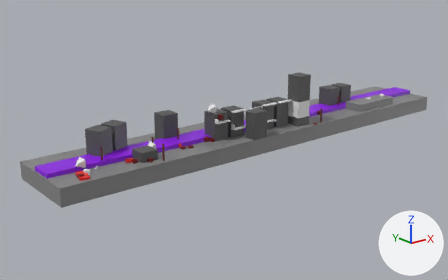
The glTF model assets/map_city.gltf, before and after one commit.
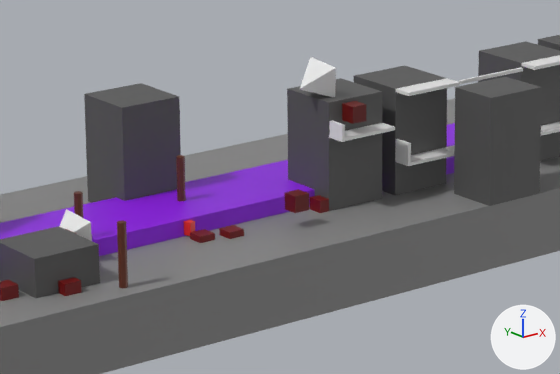
The first picture shows the older version from a 50 mm camera at (-55.0, -110.6, 44.8) aimed at (41.0, 9.3, -3.2). The close-ups show both versions on the part from 30% to 61% of the width and 32% to 65% of the height of that picture; other places that the commit changed are outside them. Every picture has the same lights, and +X, +Y and +Z are marked at lower right. Where no turn or scale is listed for an object, it has been applied to the vertices.

Objects in the first close-up: 'Blok.003', 'Blok.007', 'Blok.008', 'Blok.010', 'Blok.011', 'Bush.001', 'Bush.008', 'Bush.010', 'Bush.011', 'Flora', 'Ground.007', 'Obstacle_house', 'Slup.004', 'Slup.007', 'Spawn_Bird.004', 'ground.006'.
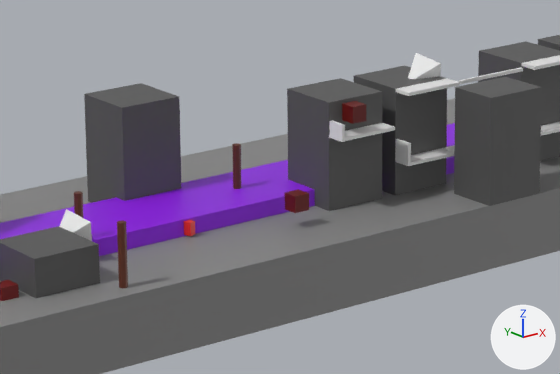
Edits to the bpy script that builds the scene:
```text
Remove ob_bush_001:
    ob_bush_001 = bpy.data.objects.new('Bush.001', me_cube_024)
    ob_bush_001.location = (24.08, 0.49, 0.38)
Change ob_slup_004:
    ob_slup_004.location: (23.85, 5.15, 0.11) -> (27.85, 5.15, 0.11)
Remove ob_bush_008:
    ob_bush_008 = bpy.data.objects.new('Bush.008', me_cube_037)
    ob_bush_008.location = (31.05, 1.14, 0.74)
Remove ob_bush_010:
    ob_bush_010 = bpy.data.objects.new('Bush.010', me_cube_010)
    ob_bush_010.location = (11.58, -2.02, 0.68)
Remove ob_bush_011:
    ob_bush_011 = bpy.data.objects.new('Bush.011', me_cube_011)
    ob_bush_011.location = (22.34, 0.91, 0.38)
Change ob_spawn_bird_004:
    ob_spawn_bird_004.location: (31.0, 2.0, 8.0) -> (39.0, 2.0, 7.0)
```

What differs and where, as boxes [x1, y1, x2, y2] in the close-ups (560 x 374 px):
'Spawn_Bird.004', moved: before [300, 57, 336, 97]; after [408, 53, 441, 79]
'Slup.004', moved: before [176, 155, 186, 201]; after [232, 143, 241, 189]
'Bush.010', deleted: before [58, 277, 82, 296]
'Bush.008', deleted: before [310, 195, 329, 213]
'Bush.011', deleted: before [190, 229, 215, 243]
'Bush.001', deleted: before [219, 225, 244, 239]
